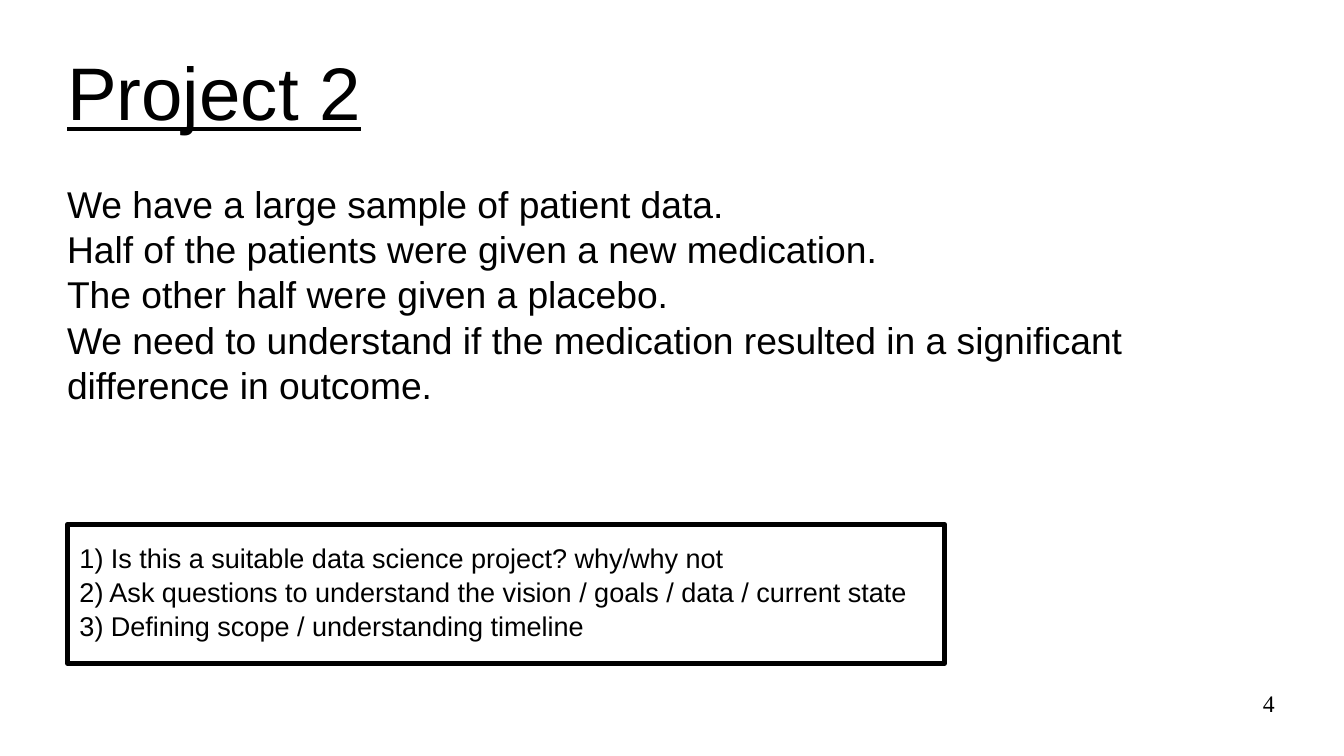
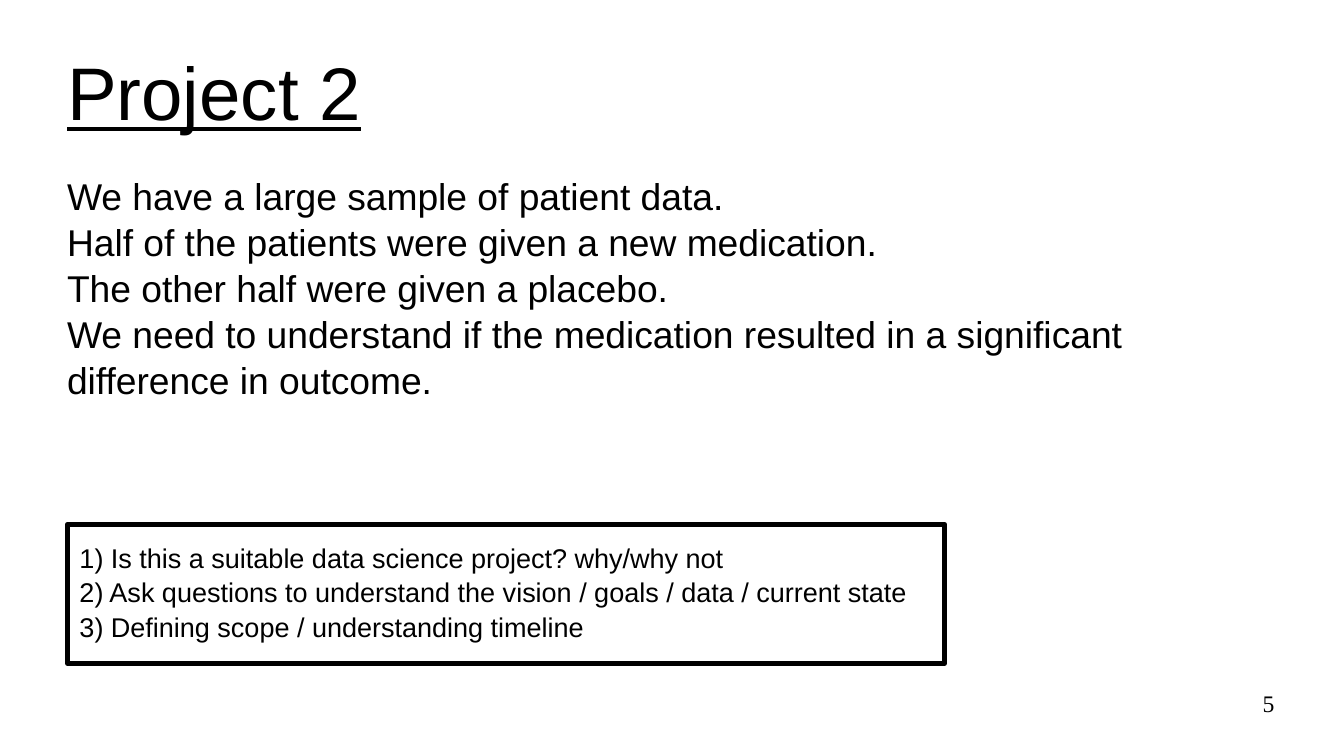
Before and after one commit to UVADS/ds6011, a slide deck: slide 5 of 02_project_discovery.ppt (slide 4 before the commit). Drawn at 1344x756 pixels with LibreOffice and Linux fonts; fonts in the diff are those of the drawing. Boxes give left, top, right and bottom in pixels: in the first picture for what was removed or moved away, otherwise in the second. Text is boxed around its words. In the diff, an @@ line names an element or a change of style, - is before the commit and + after.

```diff
--- a/02_project_discovery.ppt
+++ b/02_project_discovery.ppt
@@ subtitle "We have a large sample ...": place and size @@
-subtitle "We have a large sample ..." at box(67, 191, 1122, 400)
+subtitle "We have a large sample ..." at box(67, 183, 1122, 395)
@@ page number at box(1263, 696, 1275, 713): text changed @@
-4
+5
```
Also in this commit, not shown: 3 other slides changed, 6 slides added.
